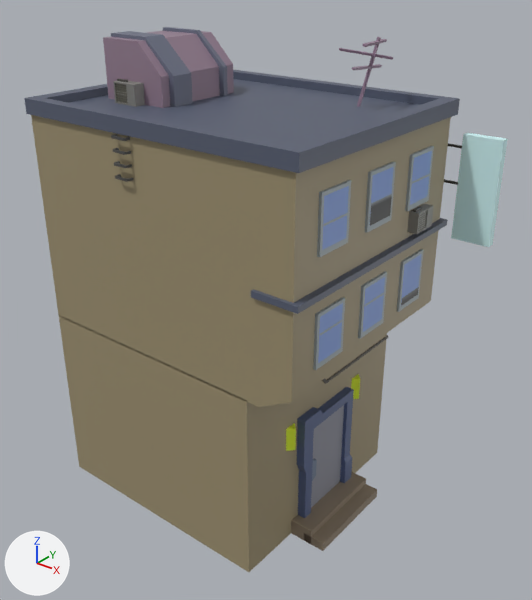
An edit to the FBX model Assets/Models/Crossing/Crossing_Buildings/Individual_Buildings/NorthWest_House_07.fbx, drawn before and after from the same camera.
Both versions are drawn from a camera (50 mm lens) standing at (0.021, 0.51, 0.29) and looking at (-0.2, 0.787, 0.118). The axes (+X, +Y, +Z) are drawn at lower left. The lights are the same throughout. Where no turn or scale is listed for an object, it has been applied to the vertices. Vertices at the same position are counted once.

The first picture shows 'NorthWest_House_07'.
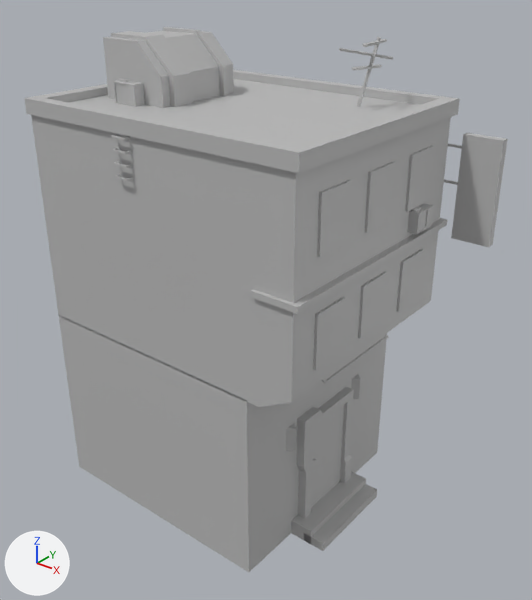
What the commit changed:
Material 'Environment_02' (mat_environment_02) is new.
Its base color is (0.5, 0.5, 0.5) (grey #bcbcbc).
me_mesh has 578 vertices, 429 faces and spans x -0.094..0.094, y -0.07..0.07, z -0.125..0.125.
me_mesh is used by ob_northwest_house_07; location (-0.2018, 0.7891, 0.1252).
me_mesh part 1: all 415 faces that had it switch from mat_flatcolorbase5 (picture img_plaza_06_diffuse_jpg) to mat_environment_02 (grey #bcbcbc).
me_mesh part 2: all 14 faces that had it switch from mat_light_illuminate5 (picture img_lights_jpg) to mat_environment_02 (grey #bcbcbc).

Changed parts and their boxes [x1, y1, x2, y2] in the pictures (532 x 600 px):
part 1 of me_mesh, recoloured (brown to grey)
    both: [24, 27, 462, 572]
part 2 of me_mesh, recoloured
    both: [286, 133, 508, 451]
